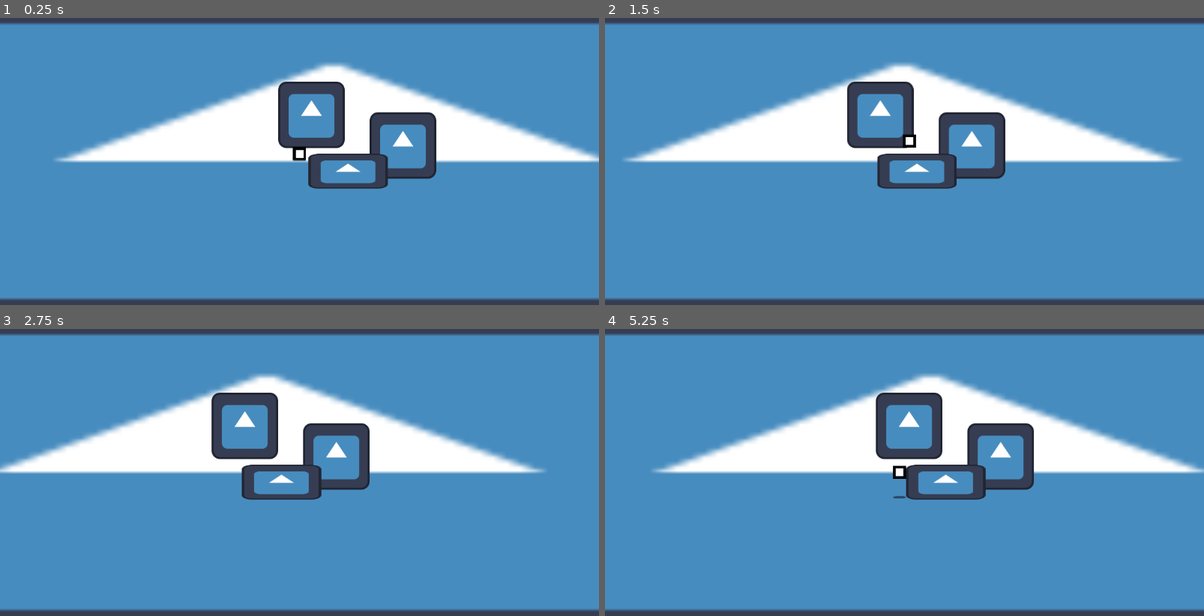
Above: before the commit, frames 1-4 (two rows, left to right).
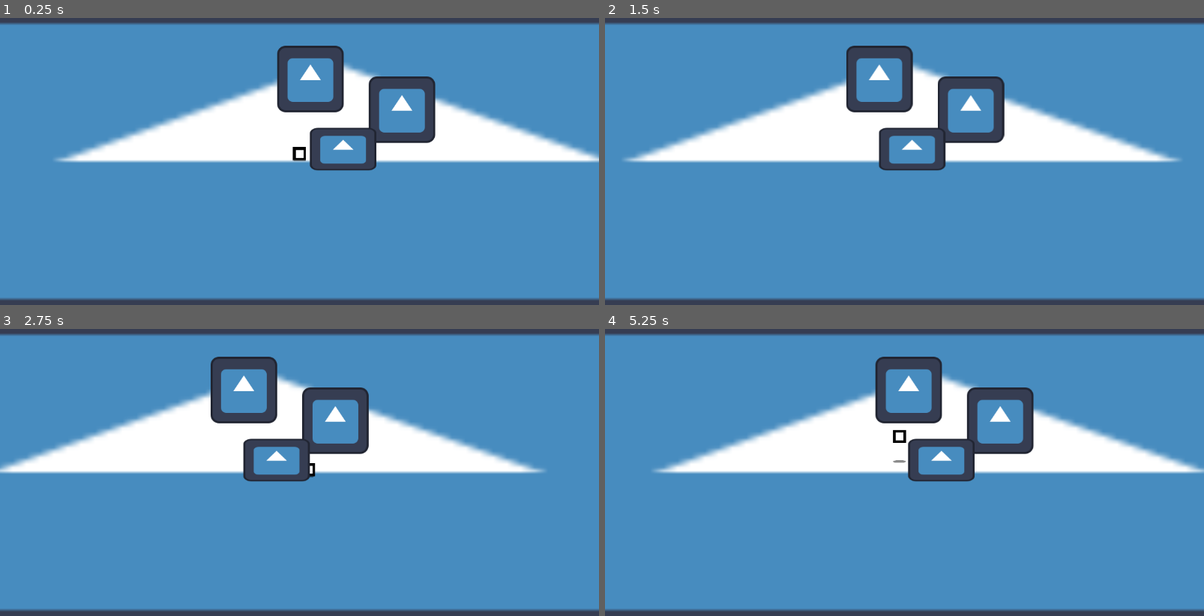
Above: after the commit, the same moments.

Repository: nicojude2005/RowdyBrawl
Game: Godot game, scene res://scenes/world_root.tscn
Two runs of this game, one before a commit and one after it. Both use one fixed random seed, a clock stepped at 60 frames per second and the inputs below. The engine's default icon, where the game draws it, is replaced by a stand-in: a white triangle on a blue panel in a dark square.
Inputs:
- Up to frame 1 (0.25 s): no input
- Up to frame 2 (1.5 s): tap Enter at 0.5 s; hold D (right) 0.53-1.28 s; tap Space (jump) at 0.77 s; hold S (down) from 1.28 s (still down)
- Up to frame 3 (2.75 s): tap Space (jump) at 1.52 s; release S (down) at 2.03 s; hold D (right) from 2.03 s (still down)
- Up to frame 4 (5.25 s): release D (right) at 2.78 s; hold W (up) 2.78-3.53 s; tap Space (jump) at 3.02, 3.77, 4.52 s; hold A (left) 3.53-5.03 s; hold S (down) from 5.03 s (still down)

The runs differ from the first frame. In frame 1, 7.7% of the frame differs, in the area x 46-73%, y 9-60%; in frame 2, 7.7%; in frame 3, 7.7%; in frame 4, 7.8%, in the area x 45-72%, y 9-60%.

Commit message:
teeny tiny fix - pay it no mind
- just a quick prop bug thing i noticed

Diff:
--- a/rowdybrawl/scenes/debug_prop.tscn
+++ b/rowdybrawl/scenes/debug_prop.tscn
@@ -10,15 +10,14 @@
 [node name="debugProp" instance=ExtResource("1_xsgrt")]
 
 [node name="Sprite2D" type="Sprite2D" parent="propSprites" index="0"]
-position = Vector2(2, 5)
+position = Vector2(0, -64)
 texture = ExtResource("2_vmle2")
 
 [node name="StaticBody2D" type="StaticBody2D" parent="." index="1"]
-position = Vector2(2, 5)
 collision_layer = 3
 collision_mask = 3
 
 [node name="CollisionShape2D" type="CollisionShape2D" parent="StaticBody2D" index="0"]
-position = Vector2(-2, 58)
+position = Vector2(0, -6)
 rotation = 1.5707964
 shape = SubResource("CapsuleShape2D_vmle2")
--- a/rowdybrawl/scenes/world_root.tscn
+++ b/rowdybrawl/scenes/world_root.tscn
@@ -22,5 +22,5 @@
 texture = ExtResource("3_ltld7")
 
 [node name="debugProp3" parent="." instance=ExtResource("3_t21ho")]
-position = Vector2(8, 138)
-scale = Vector2(1.1935484, 0.5217391)
+position = Vector2(1, 139)
+scale = Vector2(1, 0.6399994)
--- a/rowdybrawl/scripts/prop.gd
+++ b/rowdybrawl/scripts/prop.gd
@@ -7,13 +7,13 @@
 func _ready() -> void:
 
 #	sprites track their coordinates from their center, so yOffset makes sure their Z level is related to their Bottom
-	var yOffset : float;
+	#var yOffset : float;
 
 #	this orders the sprites when they spawn, so you dont have to do it manually
 	for propSprite : Sprite2D in prop_sprites.get_children():
-		yOffset = propSprite.global_position.y + propSprite.texture.get_height()/2.0
+		#yOffset = propSprite.global_position.y + propSprite.texture.get_height()/2.0
 
-		if  yOffset < RenderingServer.CANVAS_ITEM_Z_MAX and yOffset > RenderingServer.CANVAS_ITEM_Z_MIN:
-			propSprite.z_index = int(yOffset)
+		if  self.global_position.y < RenderingServer.CANVAS_ITEM_Z_MAX and self.global_position.y > RenderingServer.CANVAS_ITEM_Z_MIN:
+			propSprite.z_index = int(self.global_position.y)
 		else :
 			print("WARNING THIS BITCH TOO FAR UP OR DOWN. i cant render this bitch's Z index: " + str(propSprite))
